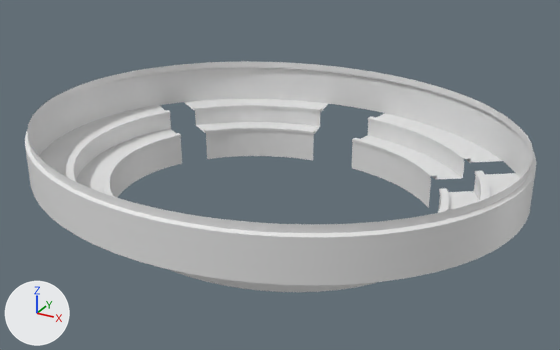
The FBX model Assets/Meshes/ENV_COLISEUM_01.FBX: old version first, new version second.
Both versions are drawn from a 50 mm camera at (48.3, -85.4, 48.7) aimed at (1.2, 0.2, 5.9). Arrows for +X, +Y and +Z are at lower left; the lights stay in place. Where no turn or scale is listed for an object, it has been applied to the vertices.

The scene before the commit, as lines of its bpy script (objects in view):
```python
me_mesh = bpy.data.meshes.new('Mesh')
me_mesh.from_pydata(...)  # 1226 vertices, 1114 faces; spans x -34.3..34.3, y -29.1..29.1, z 0.0..13.5
ob_env_coliseum_01 = bpy.data.objects.new('ENV_COLISEUM_01', me_mesh)
ob_env_coliseum_01.location = (0.0, 0.0, 0.0)
```
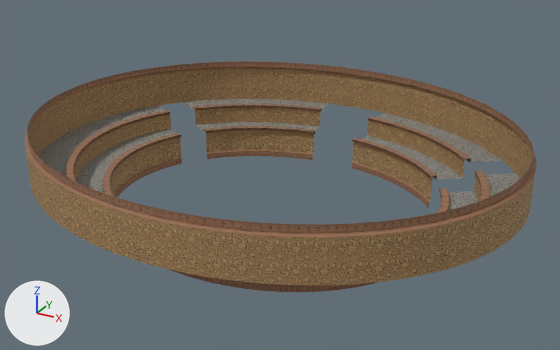
Boxes (x1, y1, x2, y2) around the edits, measured in the pictures (560 x 350 px):
```json
{"part": 1, "of": "me_mesh", "change": "built on", "before": [110, 130, 441, 292], "after": [110, 130, 441, 292]}
{"part": 2, "of": "me_mesh", "change": "recoloured", "before": [26, 68, 536, 285], "after": [26, 68, 536, 285], "on screen": "grey to brown"}
{"part": 3, "of": "me_mesh", "change": "recoloured", "before": [39, 99, 520, 210], "after": [39, 99, 520, 210], "on screen": "white to grey"}
{"part": 4, "of": "me_mesh", "change": "recoloured", "before": [25, 61, 536, 237], "after": [25, 61, 536, 237], "on screen": "white to brown"}
```

Scene script edits in JSON lines:
```json
{"op": "add", "block": "img_tileable_wall_02_png", "code": ["img_tileable_wall_02_png = load_image('TILEABLE_WALL_02.png', '../Textures/TILEABLE_WALL_02.png', 512, 512, 'sRGB')"]}
{"op": "add", "block": "img_tileable_wall_01_png", "code": ["img_tileable_wall_01_png = load_image('TILEABLE_WALL_01.png', '../Textures/TILEABLE_WALL_01.png', 1024, 1024, 'sRGB')"]}
{"op": "add", "block": "img_tileable_floor_01_png", "code": ["img_tileable_floor_01_png = load_image('TILEABLE_FLOOR_01.png', '../Textures/TILEABLE_FLOOR_01.png', 1024, 1024, 'sRGB')"]}
{"op": "add", "block": "mat_material__43", "code": ["mat_material__43 = principled_material('Material #43')", "mat_material__43.texture = img_tileable_wall_02_png", "mat_material__43.roughness = 0.859"]}
{"op": "add", "block": "mat_material__31", "code": ["mat_material__31 = principled_material('Material #31')", "mat_material__31.texture = img_tileable_wall_01_png", "mat_material__31.roughness = 0.859"]}
{"op": "add", "block": "mat_material__30", "code": ["mat_material__30 = principled_material('Material #30')", "mat_material__30.texture = img_tileable_floor_01_png", "mat_material__30.roughness = 0.859"]}
{"block": "me_mesh", "where": "# used by ob_env_coliseum_01; location = (0.0, 0.0, 0.0)"}
{"op": "remove", "block": "me_mesh", "code": "me_mesh.from_pydata(...)  # 1226 vertices, 1114 faces; spans x -34.3..34.3, y -29.1..29.1, z 0.0..13.5"}
{"op": "add", "block": "me_mesh", "code": "me_mesh.from_pydata(...)  # 1348 vertices, 1230 faces; spans x -34.3..34.3, y -29.1..29.1, z 0.0..13.5"}
{"block": "me_mesh", "change": "me_mesh part 1"}
{"block": "me_mesh", "change": "61 vertices are removed from x -23.5..23.5, y -20.0..19.8, z 4.6"}
{"block": "me_mesh", "change": "116 faces are deleted"}
{"block": "me_mesh", "change": "84 vertices are added at x -23.7..23.7, y -20.2..19.9, z 1.1..4.6"}
{"block": "me_mesh", "change": "61 new vertices lie (0.0, 0.0, 0.8) away from vertices in x -23.5..23.5, y -20.0..19.8, z 0.0"}
{"block": "me_mesh", "change": "7 new vertices lie (0.0, 0.0, 3.5) away from vertices in x -23.7..-21.9, y -7.7..7.7, z 1.1"}
{"block": "me_mesh", "change": "7 new vertices lie (0.0, 0.0, 3.5) away from vertices in x 21.9..23.7, y -7.7..7.7, z 1.1"}
{"block": "me_mesh", "change": "5 new vertices lie (0.0, 0.0, 3.5) away from vertices in x -20.9..-9.1, y -18.6..-9.5, z 1.1"}
{"block": "me_mesh", "change": "5 new vertices lie (0.0, 0.0, 3.5) away from vertices in x 9.1..20.9, y -18.6..-9.5, z 1.1"}
{"block": "me_mesh", "change": "14 new vertices lie (0.0, 0.0, 3.5) away from vertices in x -22.7..22.7, y -14.3..19.3, z 1.1"}
{"block": "me_mesh", "change": "58 new faces join them, mat_material__31 (picture img_tileable_wall_01_png)"}
{"block": "me_mesh", "change": "174 new faces join them, mat_material__43 (picture img_tileable_wall_02_png)"}
{"block": "me_mesh", "change": "me_mesh part 2: 236 faces spanning x -34.3..34.3, y -29.1..29.1, z 4.4..12.3 switch from no material to mat_material__31 (picture img_tileable_wall_01_png)"}
{"block": "me_mesh", "change": "me_mesh part 3: 116 faces spanning x -34.3..34.3, y -29.1..28.8, z 4.4..6.8 switch from no material to mat_material__30 (picture img_tileable_floor_01_png)"}
{"block": "me_mesh", "change": "me_mesh part 4: 646 faces spanning x -34.3..34.3, y -29.1..29.1, z 4.6..13.5 switch from no material to mat_material__43 (picture img_tileable_wall_02_png)"}
```
